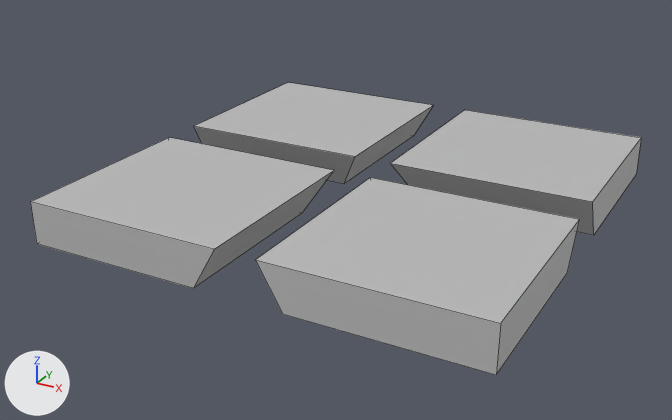
Renders of the FBX model Assets/_Render/Fbx/Level 220x220/Shadow_Caster_Building.fbx from each side of a commit.
One viewpoint serves both versions: a camera (50 mm lens) standing at (196.0, -384.0, 192.0) and looking at (-5.0, -18.0, 9.0). Arrows for +X, +Y and +Z are at lower left; the lights stay in place. Mesh edges are drawn as thin lines. Where no turn or scale is listed for an object, it has been applied to the vertices.

The first picture shows 'Shadow_Caster_Building'.
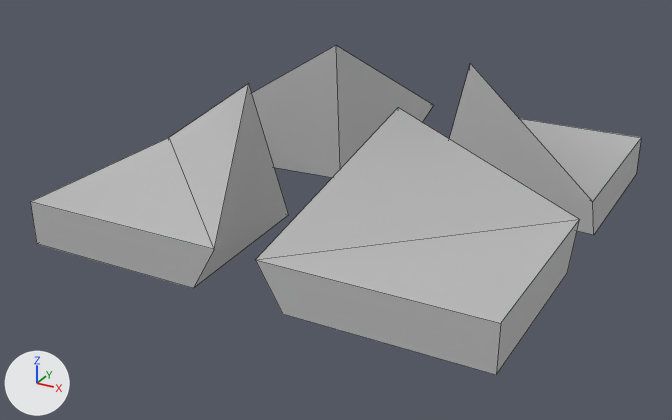
Where the change shows, as pixel boxes [x1, y1, x2, y2] in the pictures (672 x 420 px):
```json
{"object": "Shadow_Caster_Building", "change": "reshaped", "before": [31, 83, 641, 375], "after": [31, 46, 641, 375], "on screen": "13% taller"}
{"part": 1, "of": "me_mesh", "change": "built on", "before": [166, 83, 611, 283], "after": [166, 46, 611, 283]}
```

Edits to the scene script, one JSON object a line:
```json
{"block": "me_mesh", "where": "# used by ob_shadow_caster_building; location = (0.0, 0.0, 37.6)"}
{"op": "remove", "block": "me_mesh", "code": "me_mesh.from_pydata(...)  # 32 vertices, 24 faces; spans x -111.0..111.0, y -111.0..111.0, z -33.0..-11.0"}
{"op": "add", "block": "me_mesh", "code": "me_mesh.from_pydata(...)  # 32 vertices, 28 faces; spans x -111.0..111.0, y -111.0..111.0, z -33.0..36.0"}
{"block": "me_mesh", "change": "me_mesh part 1"}
{"block": "me_mesh", "change": "4 faces are deleted"}
{"block": "me_mesh", "change": "8 vertices move from x -22.0..22.0, y -22.0..22.0, z -33.0..-11.0 to x -38.0..38.0, y -41.0..41.0, z -33.0..36.0"}
{"block": "me_mesh", "change": "8 new faces join them"}
```
